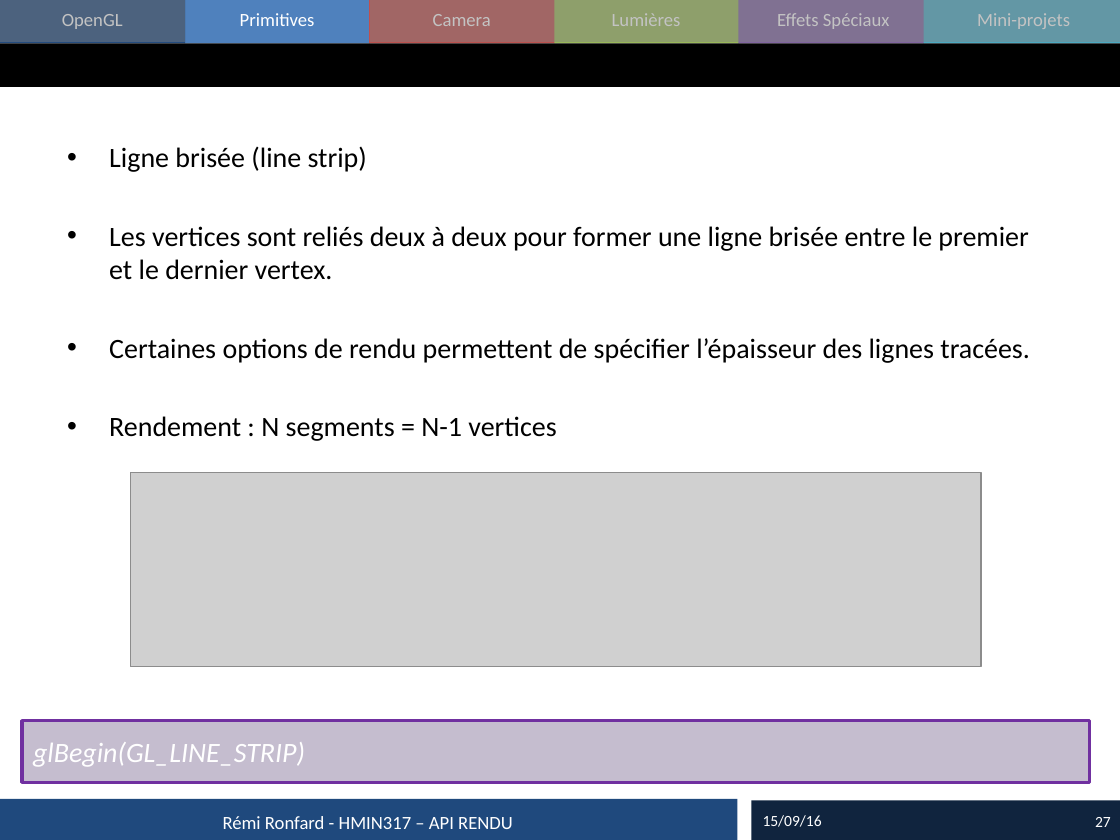
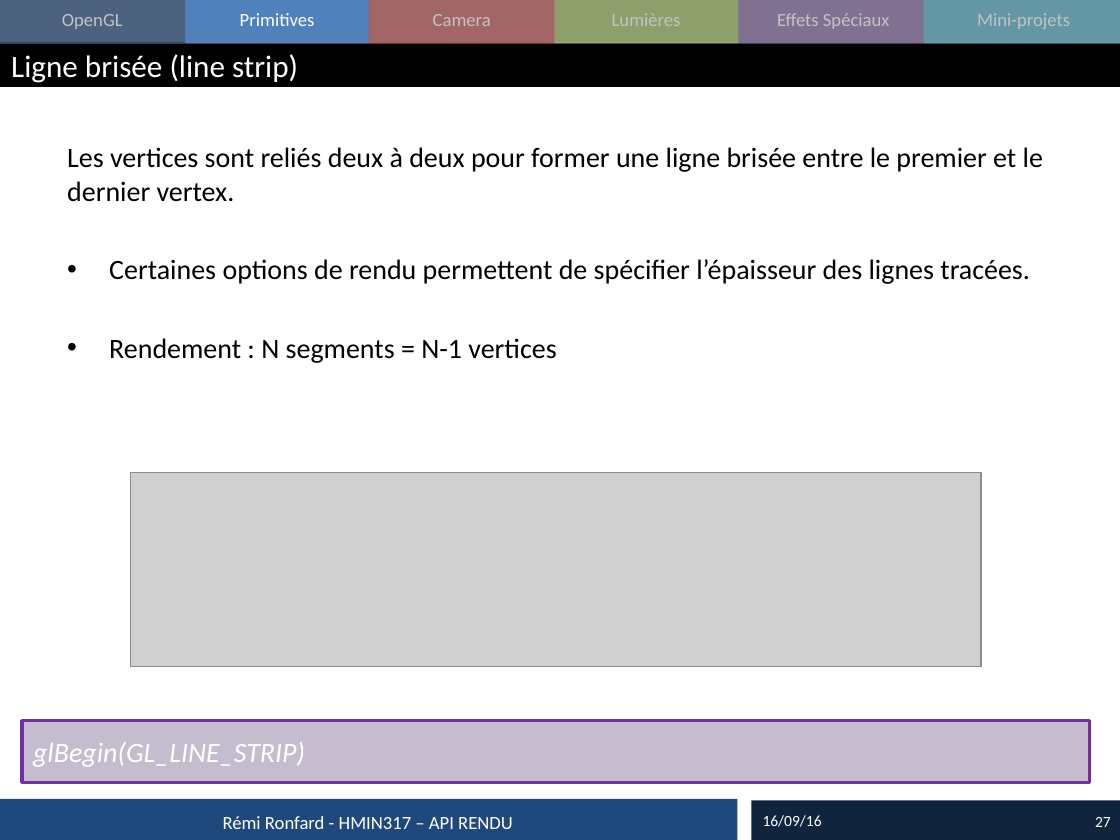
Before and after one commit to master-imagina/hmin317, a slide deck: slide 27 of cours/2016_01_Rendu.pptx. Drawn at 1120x840 pixels with LibreOffice and Linux fonts; fonts in the diff are those of the drawing; grey boxes stand for pictures. Boxes give left, top, right and bottom in pixels: in the first picture for what was removed or moved away, otherwise in the second. Text is boxed around its words. In the diff, an @@ line names an element or a change of style, - is before the commit and + after.

```diff
--- a/cours/2016_01_Rendu.pptx
+++ b/cours/2016_01_Rendu.pptx
@@ title added at [11, 54, 298, 83], 20 pt, text #FFFFFF @@
+Ligne brisée (line strip)
@@ text at [67, 147, 1043, 202]: bullet • to none @@
@@ text at [109, 146, 367, 172]: paragraph removed @@
-• Ligne brisée (line strip)
@@ text at [763, 815, 822, 827]: text changed @@
-15/09/16
+16/09/16
```
Also in this commit, not shown: 19 other slides changed, 1 slide added, 3 other files.
